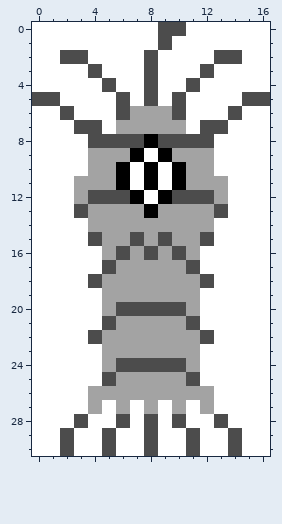
Two states of a pixel-art sprite, sprites/bosses/zazabi.png. That is the earlier state.
The file is 17x31 pixels.
New version:
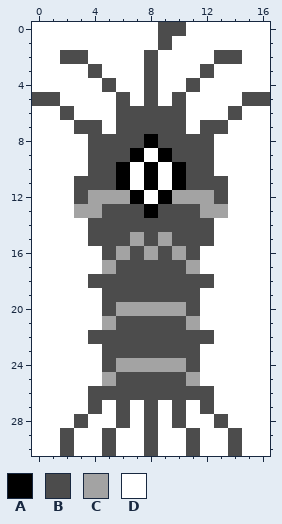
Palette (. is transparent): A #000000  B #4c4c4c  C #a3a3a3  D #ffffff
Changes in this commit:
@@ x 0..16 @@
  5 BBDDDDBDBDBDDDDBB
- 6 DDBDDDBCCCBDDDBDD
- 7 DDDBBDCCCCCDBBDDD
+ 6 DDBDDDBBBBBDDDBDD
+ 7 DDDBBDBBBBBDBBDDD
  8 DDDDBBBBABBBBDDDD
- 9 DDDDCCCADACCCDDDD
-10 DDDDCCADADACCDDDD
-11 DDDCCCADADACCCDDD
-12 DDDCBBBADABBBCDDD
-13 DDDBCCCCACCCCBDDD
-14 DDDDCCCCCCCCCDDDD
-15 DDDDBCCBCBCCBDDDD
-16 DDDDDCBCBCBCDDDDD
-17 DDDDDBCCCCCBDDDDD
-18 DDDDBCCCCCCCBDDDD
-19 DDDDDCCCCCCCDDDDD
-20 DDDDDCBBBBBCDDDDD
-21 DDDDDBCCCCCBDDDDD
-22 DDDDBCCCCCCCBDDDD
-23 DDDDDCCCCCCCDDDDD
-24 DDDDDCBBBBBCDDDDD
-25 DDDDDBCCCCCBDDDDD
-26 DDDDCCCCCCCCCDDDD
-27 DDDDCDCDCDCDCDDDD
+ 9 DDDDBBBADABBBDDDD
+10 DDDDBBADADABBDDDD
+11 DDDBBBADADABBBDDD
+12 DDDBCCCADACCCBDDD
+13 DDDCCBBBABBBCCDDD
+14 DDDDBBBBBBBBBDDDD
+15 DDDDBBBCBCBBBDDDD
+16 DDDDDBCBCBCBDDDDD
+17 DDDDDCBBBBBCDDDDD
+18 DDDDBBBBBBBBBDDDD
+19 DDDDDBBBBBBBDDDDD
+20 DDDDDBCCCCCBDDDDD
+21 DDDDDCBBBBBCDDDDD
+22 DDDDBBBBBBBBBDDDD
+23 DDDDDBBBBBBBDDDDD
+24 DDDDDBCCCCCBDDDDD
+25 DDDDDCBBBBBCDDDDD
+26 DDDDBBBBBBBBBDDDD
+27 DDDDBDBDBDBDBDDDD
 28 DDDBDDBDBDBDDBDDD
